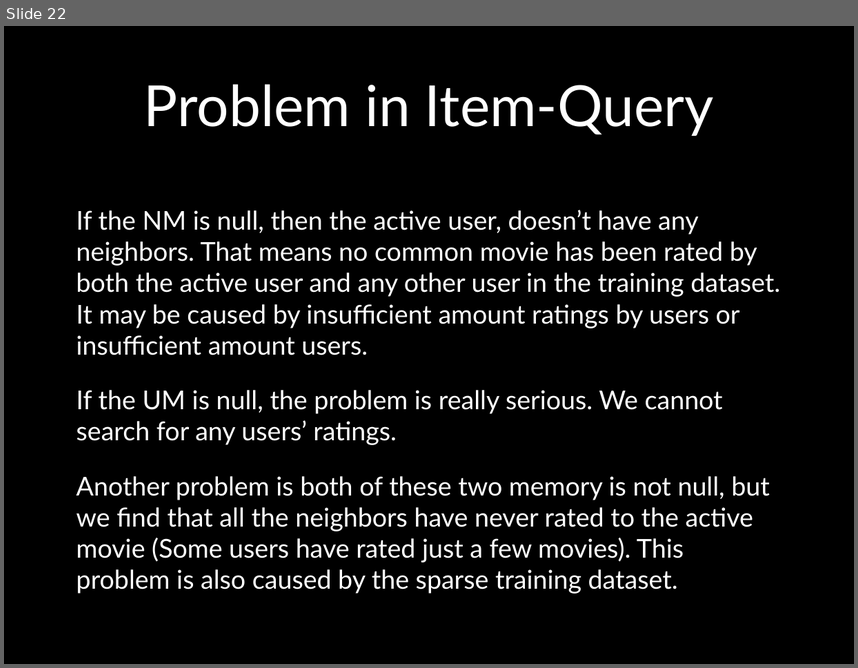
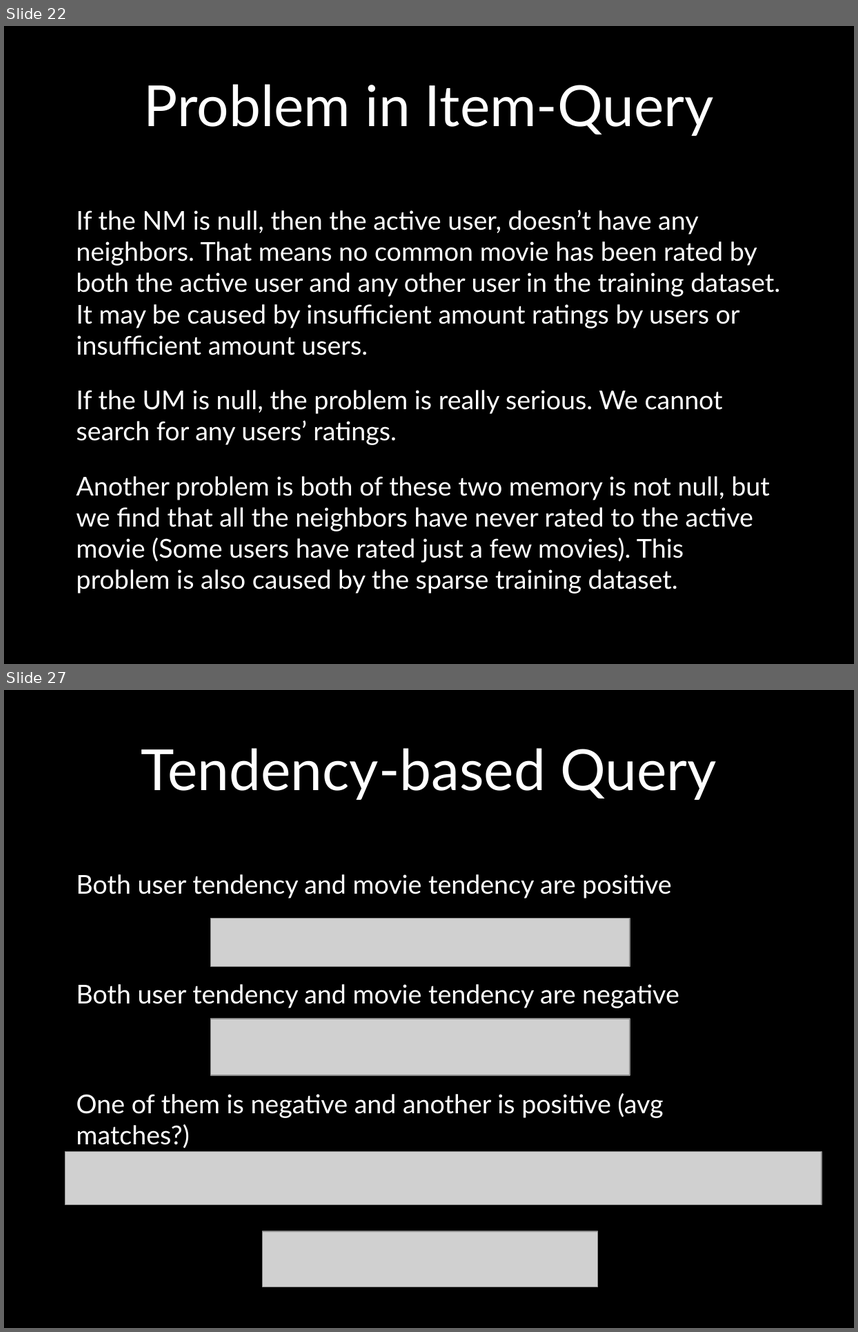
Before and after one commit to UCSBGauchos/MAE-data, a slide deck: Final Presentation.pptx. Shown one above the other, each under a label of ours: slide 22 before the commit, slides 22 and 27 after it; the slides between them are not shown. The pictures are 858x668 and 858x1332 pixels, drawn with LibreOffice and Linux fonts; fonts in the diff are those of the drawing; grey boxes stand for pictures; background and template pictures are left out. Boxes give left, top, right and bottom in pixels: in the first picture for what was removed or moved away, otherwise in the second. Text is boxed around its words. In the diff, an @@ line names an element or a change of style, - is before the commit and + after.

```diff
--- a/Final Presentation.pptx
+++ b/Final Presentation.pptx
@@ slide 27 added at box(4, 690, 854, 1328), background picture (left out) @@
@@ title added at box(141, 748, 716, 800), 48 pt, text #FFFFFF @@
+Tendency-based Query
@@ text added at box(76, 874, 680, 1148), 22 pt, text #FFFFFF @@
+Both user tendency and movie tendency are positive
+Both user tendency and movie tendency are negative
+One of them is negative and another is positive (avg matches?)
@@ picture added at box(210, 918, 630, 966) @@
@@ picture added at box(210, 1018, 630, 1075) @@
@@ picture added at box(65, 1151, 822, 1203) @@
@@ picture added at box(263, 1231, 597, 1286) @@
```
Also in this commit, not shown: 2 slides changed, 8 other slides added.
